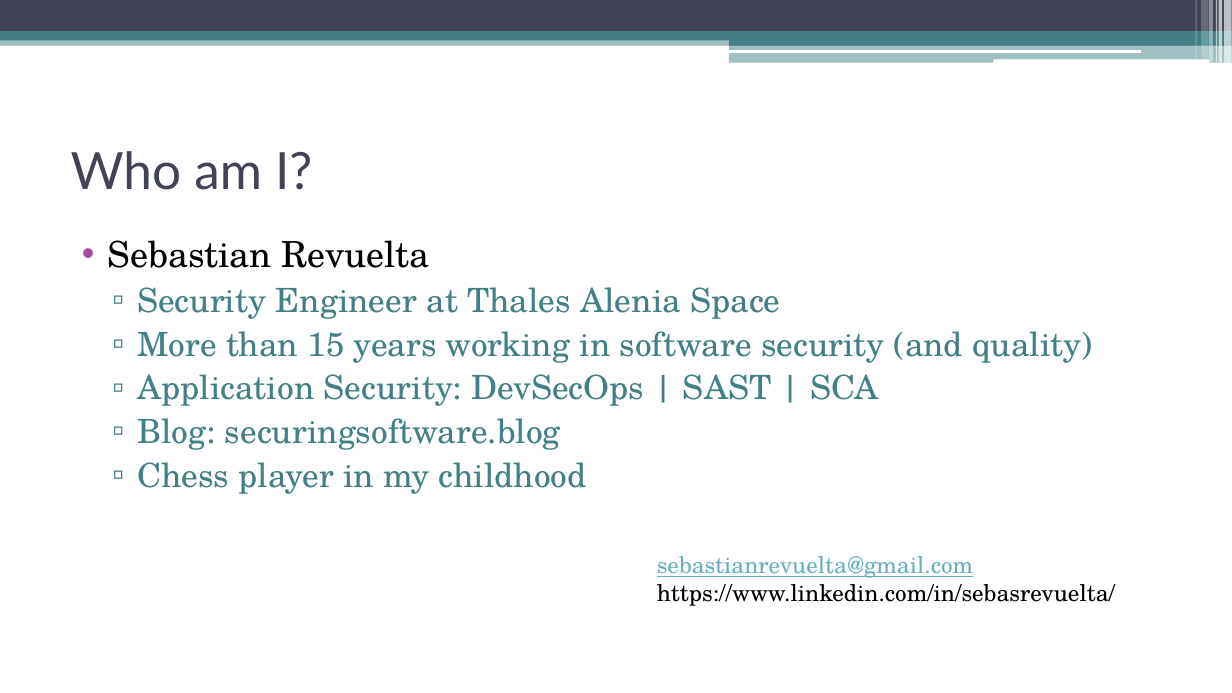
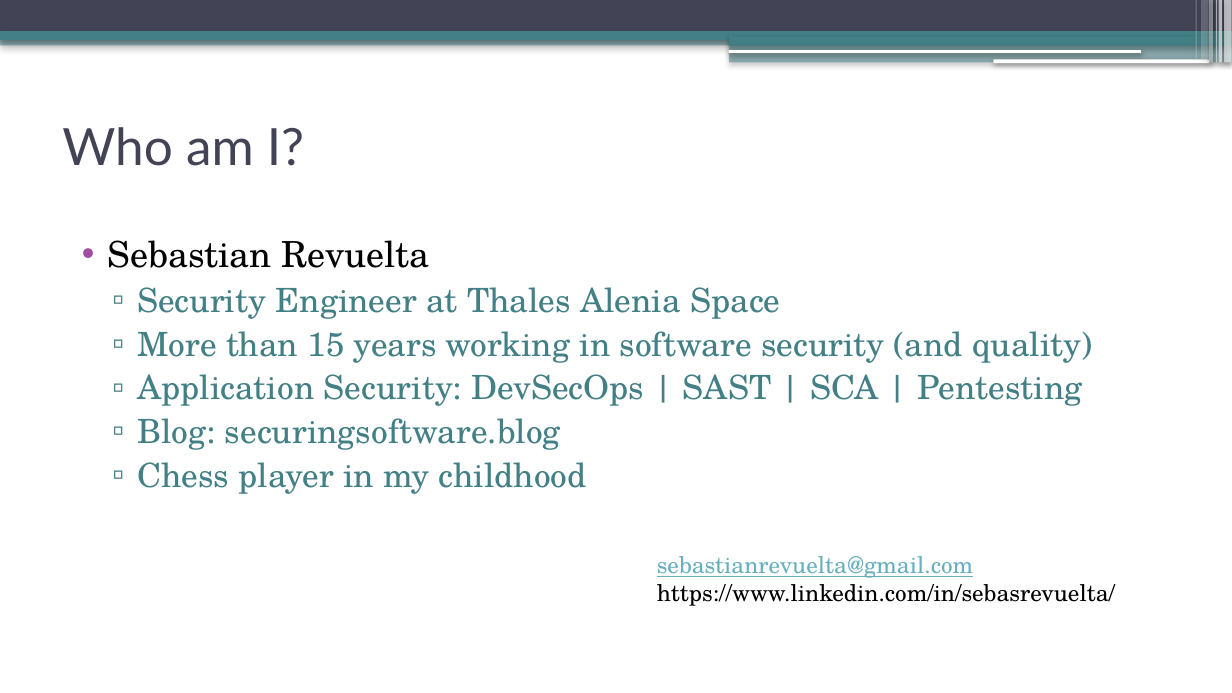
Before and after one commit to sebastianrevuelta/Chess, a slide deck: slide 2 of doc/Check (mate) to the vulnerabilities.pptx. Drawn at 1232x693 pixels with LibreOffice and Linux fonts; fonts in the diff are those of the drawing. Boxes give left, top, right and bottom in pixels: in the first picture for what was removed or moved away, otherwise in the second. Text is boxed around its words. In the diff, an @@ line names an element or a change of style, - is before the commit and + after.

Commit message:
add new presentation

```diff
--- a/doc/Check (mate) to the vulnerabilities.pptx
+++ b/doc/Check (mate) to the vulnerabilities.pptx
@@ shadow on in 13 elements at (0,37,1232,45), (0,0,1232,31), (0,31,1232,41), (729,36,1232,45), (729,44,1232,63), (728,50,1141,53), (994,59,1209,63), (1225,0,1232,63), (1219,0,1223,63), (1216,0,1217,63), (1210,0,1214,63), (1202,0,1209,59), (1196,0,1197,59) @@
@@ text "Who am I?": place and size @@
-text "Who am I?" at (71,151,312,190)
+text "Who am I?" at (62,127,304,166)
@@ text at (137,374,1082,406): text changed @@
-  ▫ Application Security: DevSecOps | SAST | SCA
+  ▫ Application Security: DevSecOps | SAST | SCA | Pentesting
```
Also in this commit, not shown: 22 other slides changed, 12 slides added, 9 slides removed.
